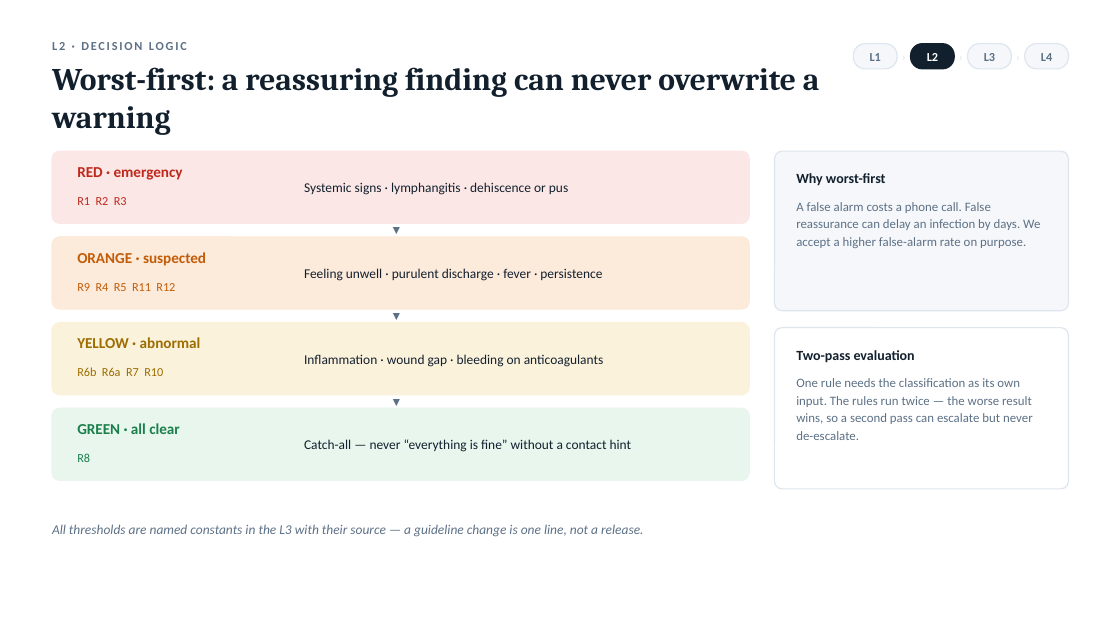
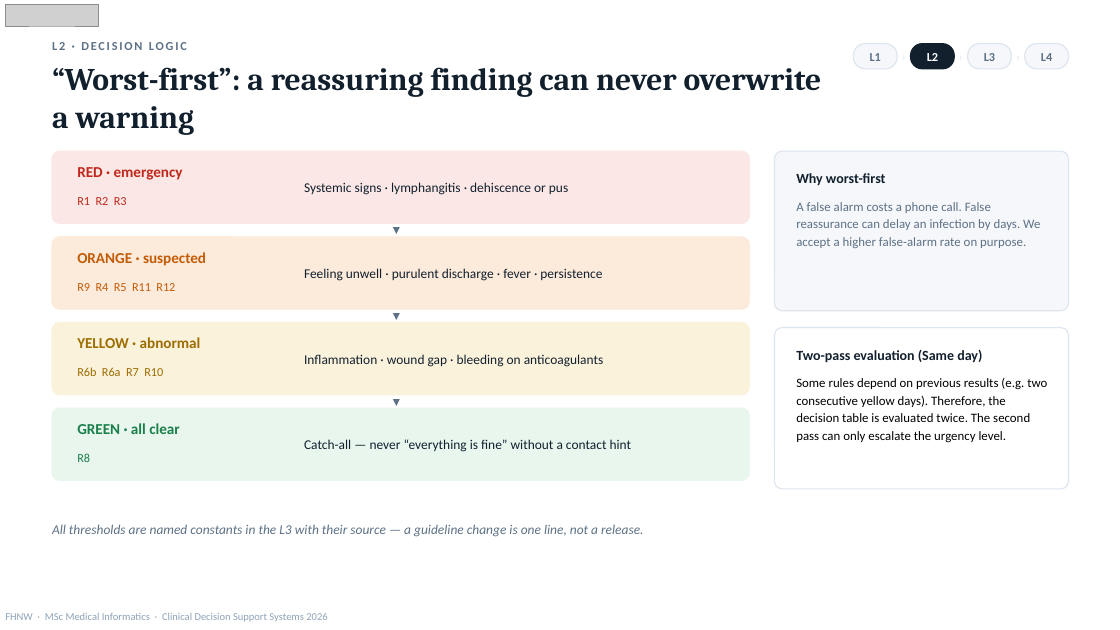
Before and after one commit to Sivanajani/smart-wound-guideline-app, a slide deck: slide 8 of submission/WundCheck_CDSS_Presentation.pptx. Drawn at 1120x630 pixels with LibreOffice and Linux fonts; fonts in the diff are those of the drawing; grey boxes stand for pictures. Boxes give left, top, right and bottom in pixels: in the first picture for what was removed or moved away, otherwise in the second. Text is boxed around its words. In the diff, an @@ line names an element or a change of style, - is before the commit and + after.

```diff
--- a/submission/WundCheck_CDSS_Presentation.pptx
+++ b/submission/WundCheck_CDSS_Presentation.pptx
@@ picture added at (5,4,98,26) @@
@@ text at (52,67,822,135): text changed @@
-Worst-first: a reassuring finding can never overwrite a warning
+“Worst-first”: a reassuring finding can never overwrite a warning
@@ text at (796,350,982,363): text changed @@
-Two-pass evaluation
+Two-pass evaluation (Same day)
@@ text at (796,378,1047,442): text changed; text colour #5D7186 to #000000 @@
-One rule needs the classification as its own input. The rules run twice — the worse result wins, so a second pass can escalate but never de-escalate.
+Some rules depend on previous results (e.g. two consecutive yellow days). Therefore, the decision table is evaluated twice. The second pass can only escalate the urgency level.
@@ text added at (5,613,327,622), 9 pt, text #8FA3B8 @@
+FHNW · MSc Medical Informatics · Clinical Decision Support Systems 2026
```
Also in this commit, not shown: 24 other slides changed, 1 slide added, 1 slide removed, 4 other files.
